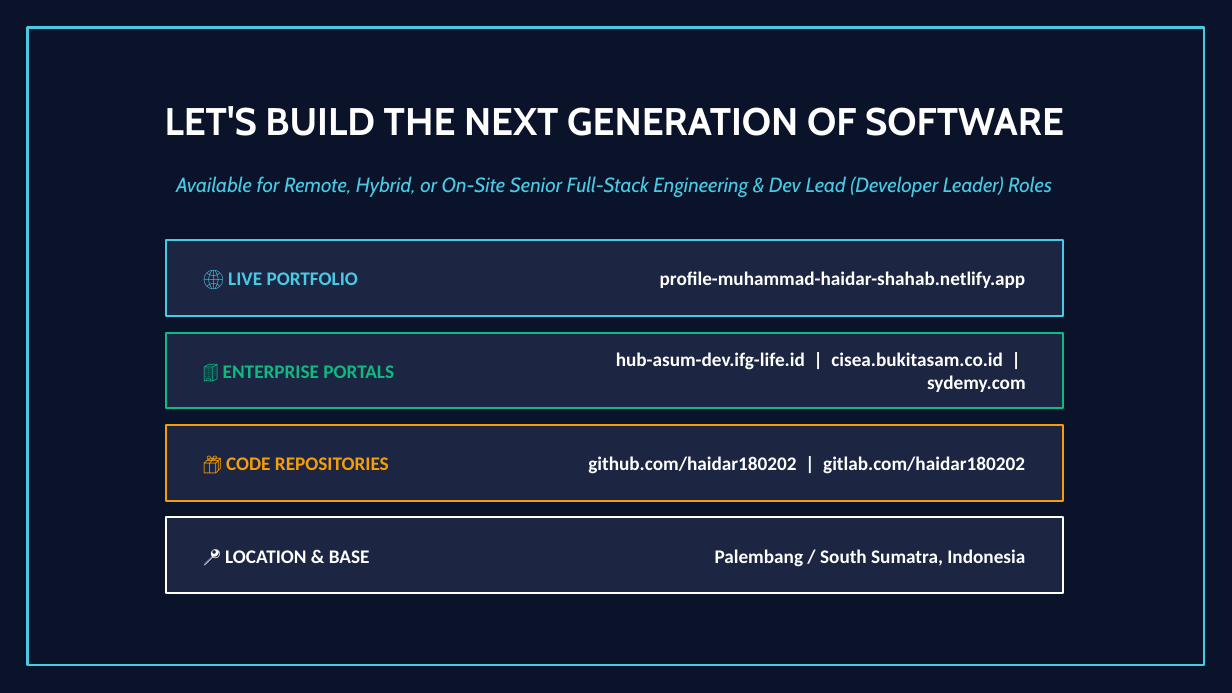
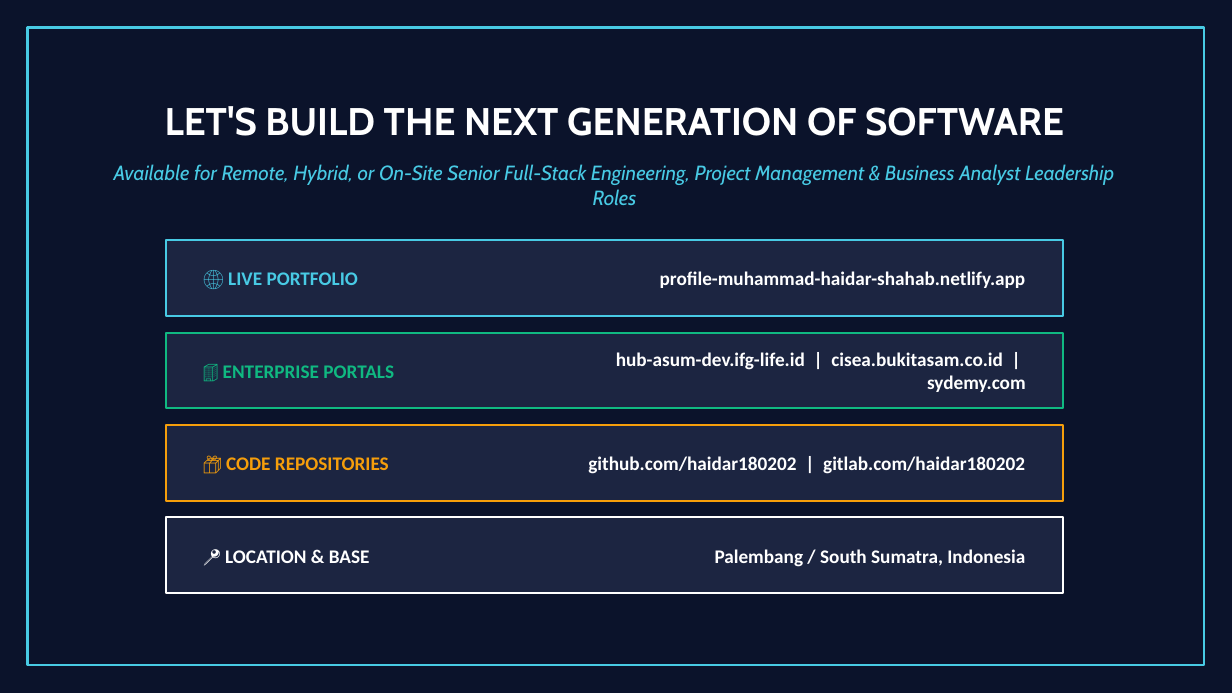
Before and after one commit to haidar180202/profile, a slide deck: slide 26 of Project_Development_Portfolio_Haidar_v5_Master.pptx. Drawn at 1232x693 pixels with LibreOffice and Linux fonts; fonts in the diff are those of the drawing. Boxes give left, top, right and bottom in pixels: in the first picture for what was removed or moved away, otherwise in the second. Text is boxed around its words. In the diff, an @@ line names an element or a change of style, - is before the commit and + after.

```diff
--- a/Project_Development_Portfolio_Haidar_v5_Master.pptx
+++ b/Project_Development_Portfolio_Haidar_v5_Master.pptx
@@ text at [114, 164, 1114, 205]: text changed @@
-Available for Remote, Hybrid, or On-Site Senior Full-Stack Engineering & Dev Lead (Developer Leader) Roles
+Available for Remote, Hybrid, or On-Site Senior Full-Stack Engineering, Project Management & Business Analyst Leadership Roles
```
Also in this commit, not shown: 1 other slide changed, 4 other files.
